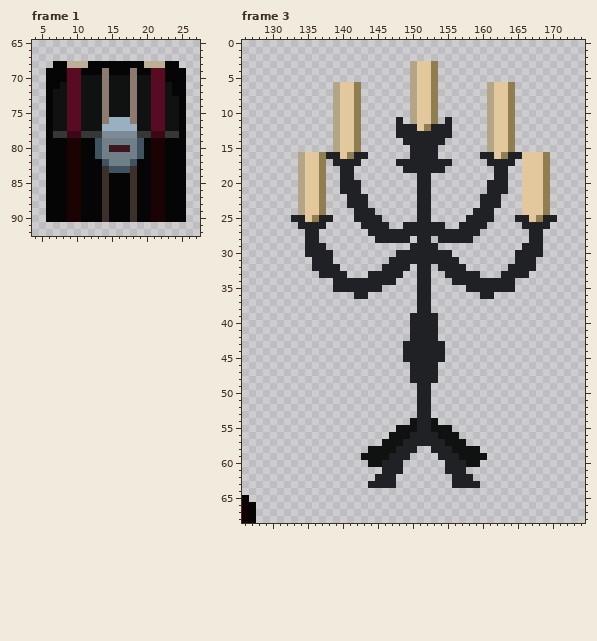
File history of a pixel-art file, Assets/Sprites/Decoracoes/objetos de cena.aseprite. The picture above is the old version.
176x160 pixels, 4 frames. Colours within 5 levels of each other are drawn and written as one. Shown: frame 1: x 4..27, y 65..92; frame 3: x 126..174, y 0..68. The commit also changed other frames or places, which this record leaves out.
Now the later version:
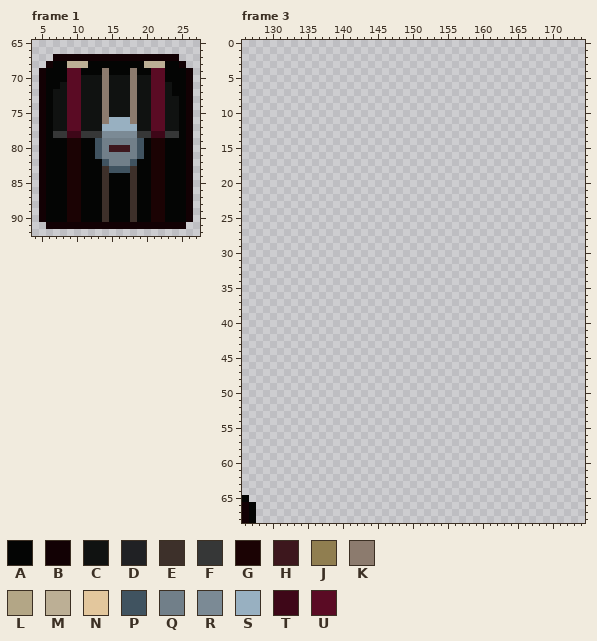
Palette (. is transparent): A #040504  B #120104  C #101211  D #202124  E #3d302a  F #363737  G #1b0304  H #3d171d  J #907e50  K #8c7b6e  L #b3a686  M #bcaf95  N #e3c79d  P #405360  Q #717f89  R #7b8a95  S #98b0c1  T #3e0718  U #5a0b24
Edits made:
Changed rows in their new state; - is an unchanged pixel.
Frame 1, layer "baú":
first column x 5:
67 --BBBBBBBBBBBBBBBBBB--
68 -B------------------B-
69 B--------------------B
70 B--------------------B
71 B--------------------B
72 B--------------------B
73 B--------------------B
74 B--------------------B
75 B--------------------B
76 B--------------------B
77 B--------------------B
78 B--------------------B
79 B--------------------B
80 B--------------------B
81 B--------------------B
82 B--------------------B
83 B--------------------B
84 B--------------------B
85 B--------------------B
86 B--------------------B
87 B--------------------B
88 B--------------------B
89 B--------------------B
90 B--------------------B
91 -BBBBBBBBBBBBBBBBBBBB-
Frame 3, layer "candelabro":
first column x 133:
 3 -----------------....-----------------
 4 -----------------....-----------------
 5 -----------------....-----------------
 6 ------....-------....-------....------
 7 ------....-------....-------....------
 8 ------....-------....-------....------
 9 ------....-------....-------....------
10 ------....-------....-------....------
11 ------....-----.-....-.-----....------
12 ------....-----........-----....------
13 ------....-----........-----....------
14 ------....------......------....------
15 ------....-------....-------....------
16 -..........------....------..........-
17 -....-....-----........-----....-....-
18 -....--..-------......-------..--....-
19 -....--..---------..---------..--....-
20 -....--...--------..--------...--....-
21 -....--...--------..--------...--....-
22 -....---...-------..-------...---....-
23 -....---...-------..-------...---....-
24 -....----...------..------...----....-
25 ......---....-----..-----....---......
26 -....-----....--......--....-----....-
27 --..-------................-------..--
28 --..--------.....-..-.....--------..--
29 --...------------....------------...--
30 --....---------........---------....--
31 ---...--------..........--------...---
32 ---....------....-..-....------....---
33 ----....---.....--..--.....---....----
34 ------.........---..---.........------
35 ------.......-----..-----.......------
36 ---------..-------..-------..---------
37 ------------------..------------------
38 ------------------..------------------
39 -----------------....-----------------
40 -----------------....-----------------
41 -----------------....-----------------
42 -----------------....-----------------
43 ----------------......----------------
44 ----------------......----------------
45 ----------------......----------------
46 -----------------....-----------------
47 -----------------....-----------------
48 -----------------....-----------------
49 ------------------..------------------
50 ------------------..------------------
51 ------------------..------------------
52 ------------------..------------------
53 ------------------..------------------
54 -----------------....-----------------
55 ---------------........---------------
56 --------------..........--------------
57 -------------............-------------
58 -----------.......--.......-----------
59 ----------.......----.......----------
60 -----------.....------.....-----------
61 -------------...------...-------------
62 ------------...--------...------------
63 -----------....--------....-----------
Where, in picture pixels (left, top, right, bottom), the same in both pictures:
added: (39, 54, 193, 229)
erased: (291, 61, 557, 488)
